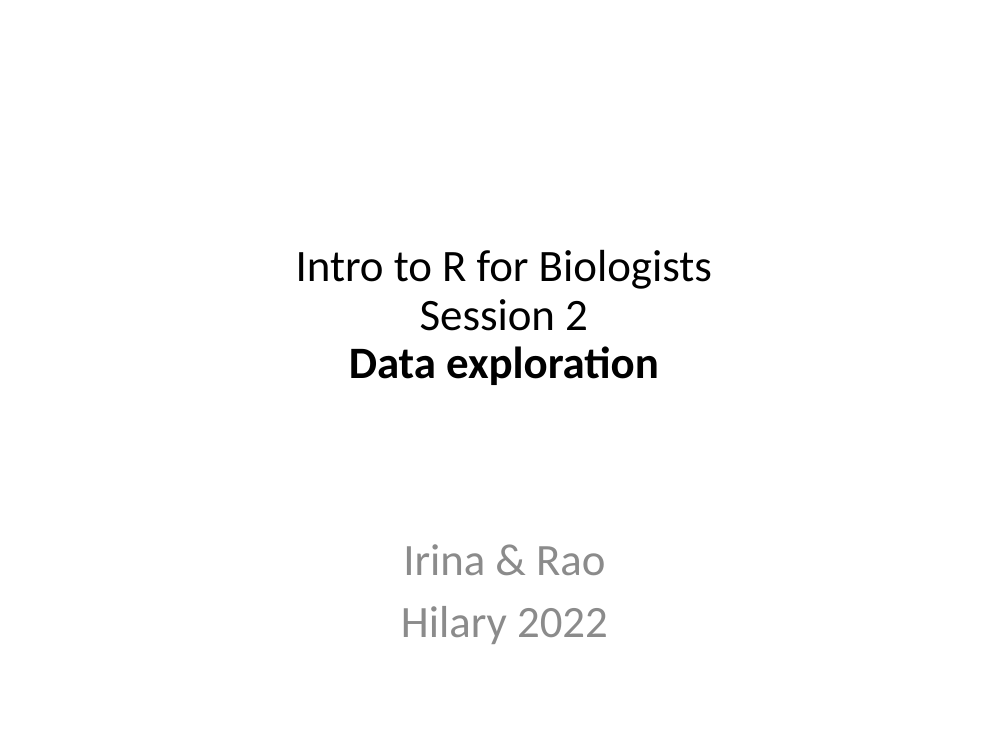
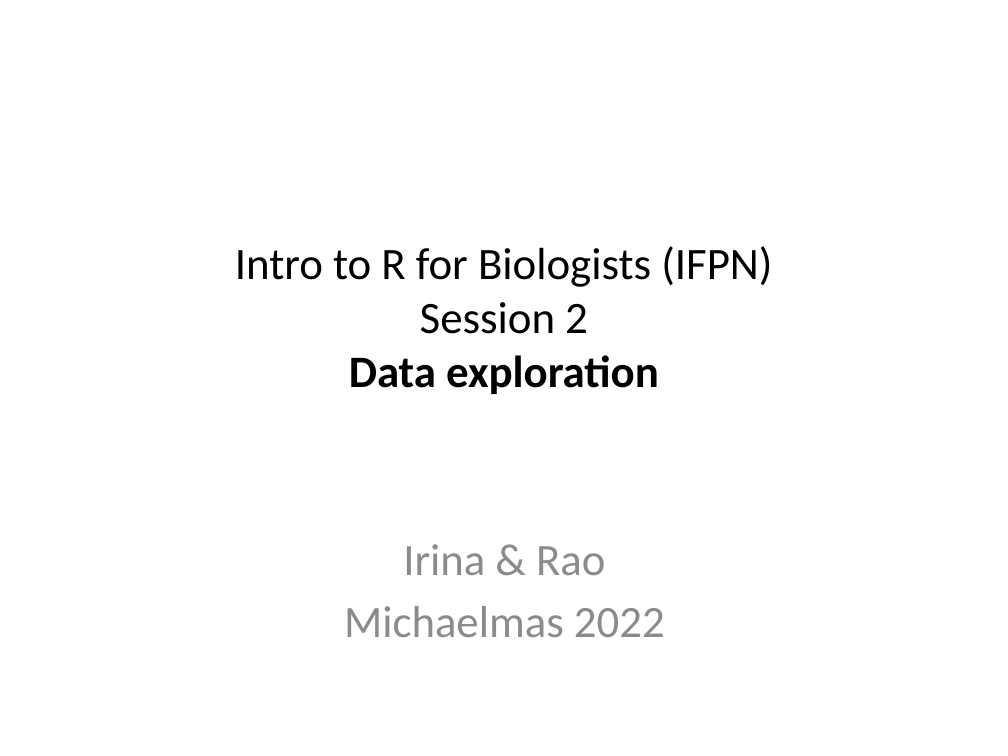
Before and after one commit to sraorao/IFPN_R_intro_MT2022, a slide deck: slide 1 of powerpoint/Session2.pptx. Drawn at 1008x756 pixels with LibreOffice and Linux fonts; fonts in the diff are those of the drawing. Boxes give left, top, right and bottom in pixels: in the first picture for what was removed or moved away, otherwise in the second. Text is boxed around its words. In the diff, an @@ line names an element or a change of style, - is before the commit and + after.

```diff
--- a/powerpoint/Session2.pptx
+++ b/powerpoint/Session2.pptx
@@ text at (x1=235, y1=246, x2=772, y2=394): text changed @@
-Intro to R for Biologists
-Session 2
-Data exploration
+Intro to R for Biologists (IFPN)
+Session 2
+Data exploration
@@ text at (x1=344, y1=606, x2=665, y2=637): text changed @@
-Hilary 2022
+Michaelmas 2022
```
Also in this commit, not shown: 7 other slides changed.
